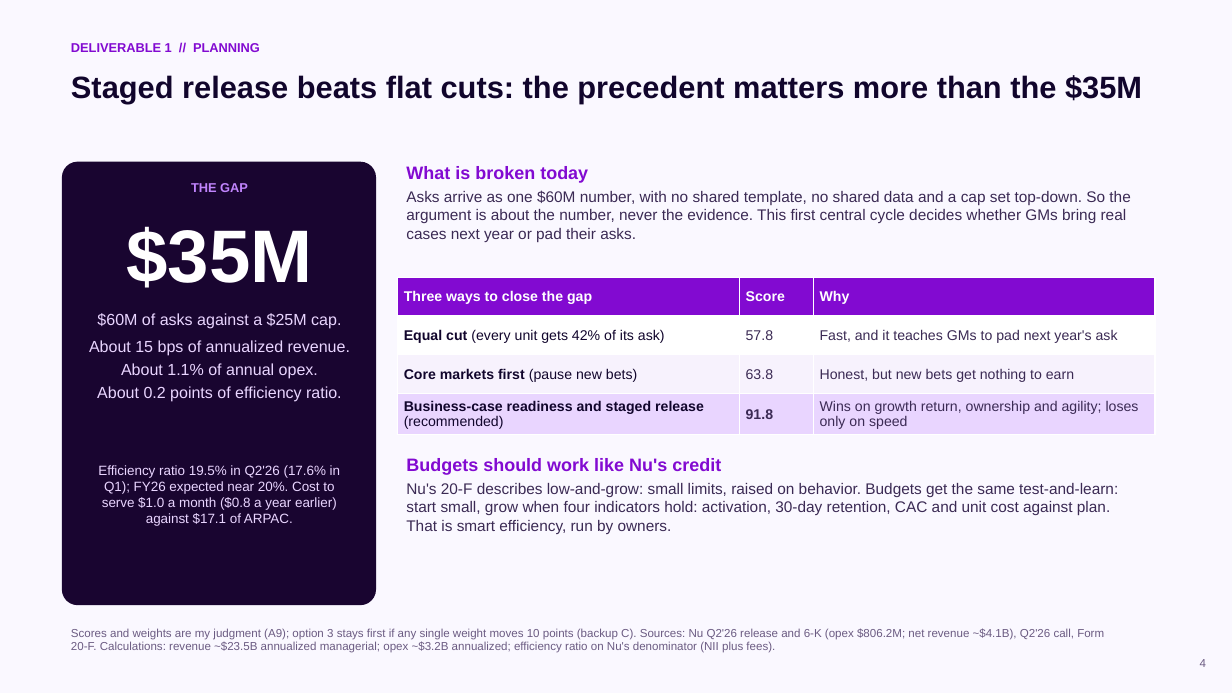
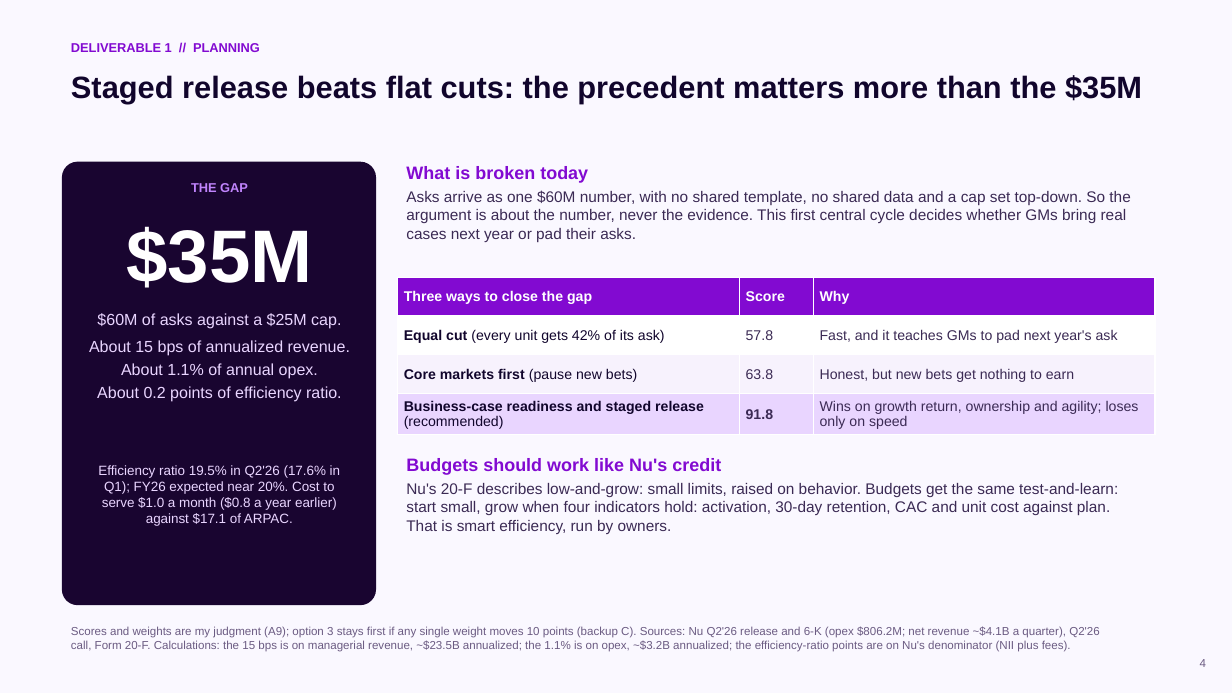
Before and after one commit to cmx24/business-case, a slide deck: slide 4 of deck/CFO_CoS_deck_v8.pptx. Drawn at 1232x693 pixels with LibreOffice and Linux fonts; fonts in the diff are those of the drawing. Boxes give left, top, right and bottom in pixels: in the first picture for what was removed or moved away, otherwise in the second. Text is boxed around its words. In the diff, an @@ line names an element or a change of style, - is before the commit and + after.

```diff
--- a/deck/CFO_CoS_deck_v8.pptx
+++ b/deck/CFO_CoS_deck_v8.pptx
@@ text at [71, 626, 1099, 652]: text changed @@
-Scores and weights are my judgment (A9); option 3 stays first if any single weight moves 10 points (backup C). Sources: Nu Q2'26 release and 6-K (opex $806.2M; net revenue ~$4.1B), Q2'26 call, Form 20-F. Calculations: revenue ~$23.5B annualized managerial; opex ~$3.2B annualized; efficiency ratio on Nu's denominator (NII plus fees).
+Scores and weights are my judgment (A9); option 3 stays first if any single weight moves 10 points (backup C). Sources: Nu Q2'26 release and 6-K (opex $806.2M; net revenue ~$4.1B a quarter), Q2'26 call, Form 20-F. Calculations: the 15 bps is on managerial revenue, ~$23.5B annualized; the 1.1% is on opex, ~$3.2B annualized; the efficiency-ratio points are on Nu's denominator (NII plus fees).
```
Also in this commit, not shown: 7 other slides changed, 7 other files.
